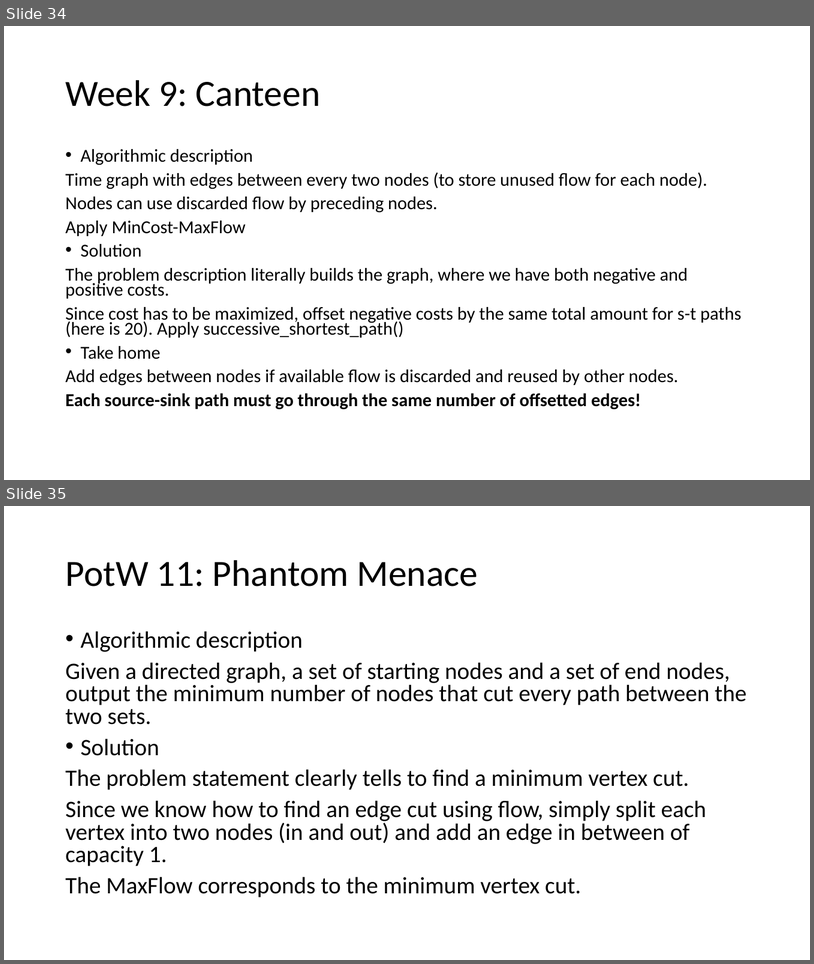
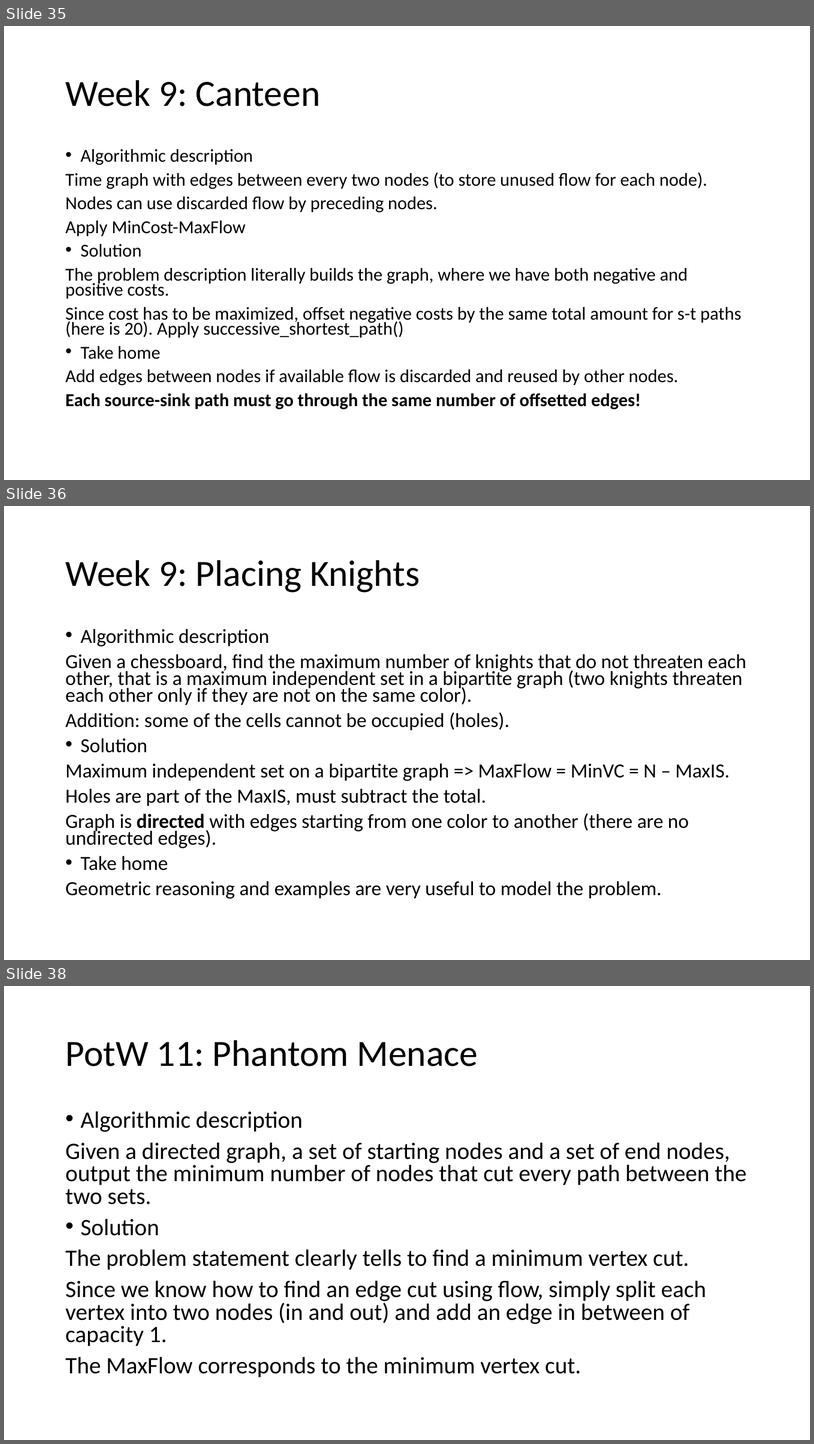
Before and after one commit to giacomocamposampiero/algolab, a slide deck: Recap.pptx. Shown one above the other, each under a label of ours: slides 34 and 35 before the commit, slides 35, 36 and 38 after it; the slides between them are not shown. The pictures are 814x964 and 814x1444 pixels, drawn with LibreOffice and Linux fonts; fonts in the diff are those of the drawing. Boxes give left, top, right and bottom in pixels: in the first picture for what was removed or moved away, otherwise in the second. Text is boxed around its words. In the diff, an @@ line names an element or a change of style, - is before the commit and + after.

```diff
--- a/Recap.pptx
+++ b/Recap.pptx
@@ slide 36 added at [4, 506, 810, 960], background #FFFFFF @@
@@ title added at [65, 560, 420, 592], 44 pt, text #000000 @@
+Week 9: Placing Knights
@@ text added at [65, 629, 747, 898], 23.8 pt, text #000000 @@
+• Algorithmic description
+Given a chessboard, find the maximum number of knights that do not threaten each other, that is a maximum independent set in a bipartite graph (two knights threaten each other only if they are not on the same color).
+Addition: some of the cells cannot be occupied (holes).
+• Solution
+Maximum independent set on a bipartite graph => MaxFlow = MinVC = N – MaxIS.
+Holes are part of the MaxIS, must subtract the total.
+Graph is directed with edges starting from one color to another (there are no undirected edges).
+• Take home
+Geometric reasoning and examples are very useful to model the problem.
@@ what was slide 34 is now slide 35 @@
@@ what was slide 35 is now slide 38 @@
```
Also in this commit, not shown: 1 slide changed, 2 other slides added, 3 other files.
